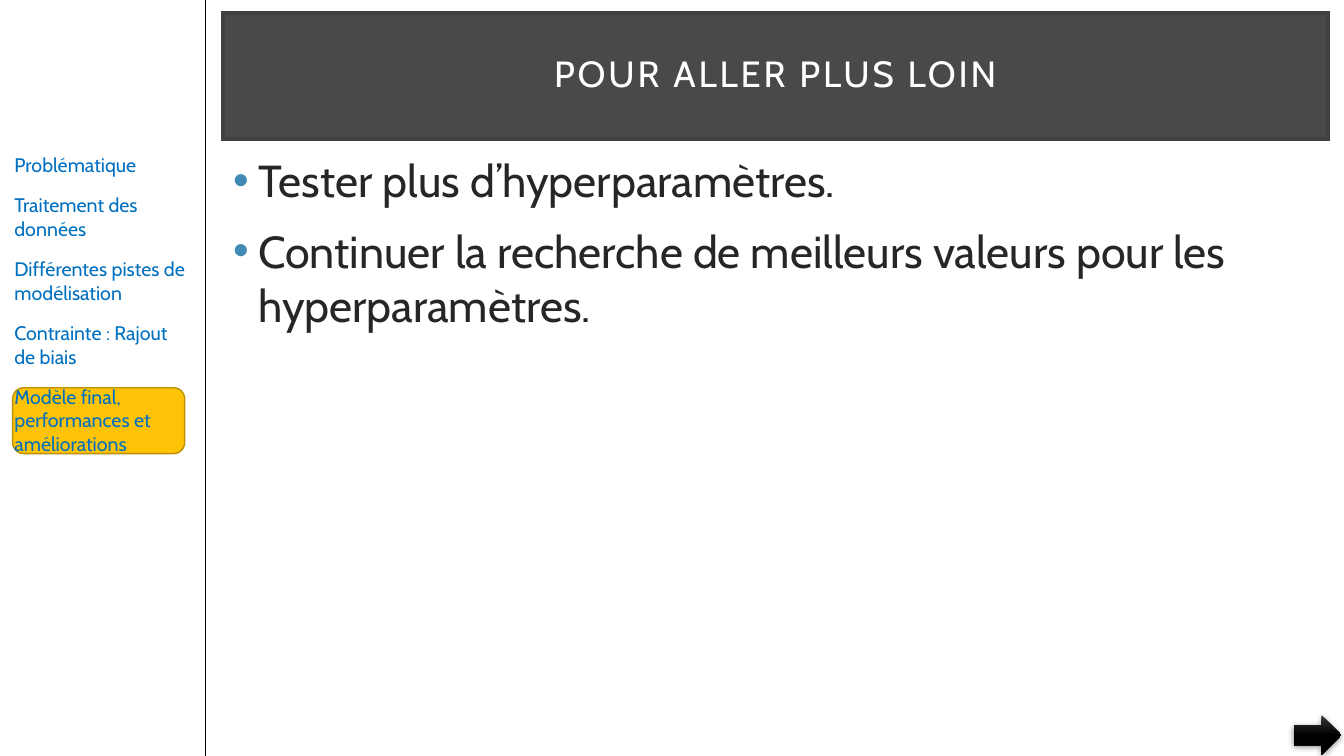
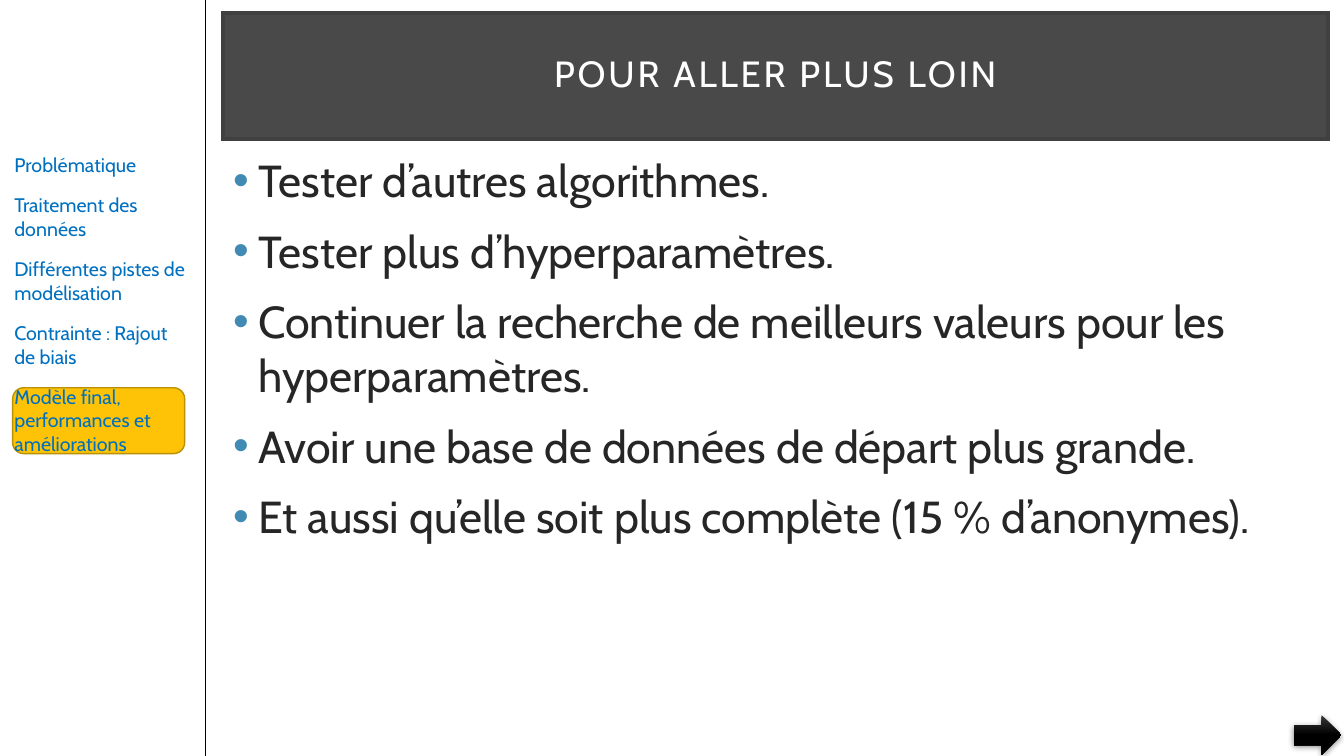
Before and after one commit to pfroide/python, a slide deck: slide 47 of Projet_5/p5.pptx. Drawn at 1344x756 pixels with LibreOffice and Linux fonts; fonts in the diff are those of the drawing. Boxes give left, top, right and bottom in pixels: in the first picture for what was removed or moved away, otherwise in the second. Text is boxed around its words. In the diff, an @@ line names an element or a change of style, - is before the commit and + after.

```diff
--- a/Projet_5/p5.pptx
+++ b/Projet_5/p5.pptx
@@ text at bbox=[258, 163, 769, 207]: paragraph added @@
+• Tester d’autres algorithmes.
@@ text at bbox=[258, 429, 1250, 544]: paragraphs added @@
+• Avoir une base de données de départ plus grande.
+• Et aussi qu’elle soit plus complète (15 % d’anonymes).
```
Also in this commit, not shown: 23 other slides changed.
